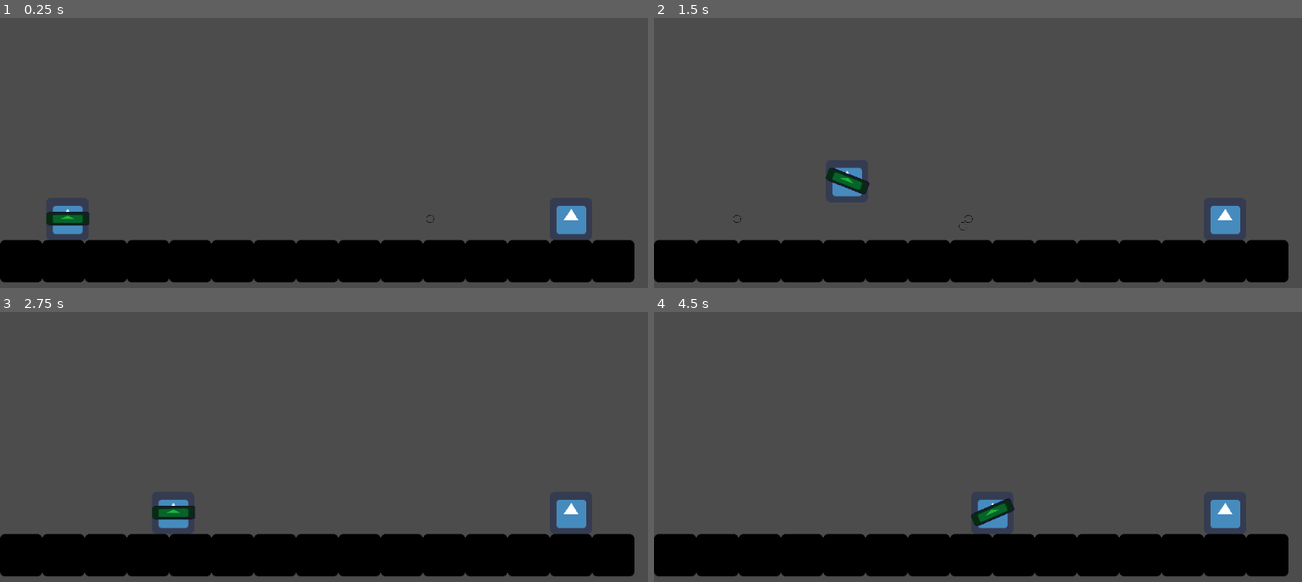
Above: before the commit, frames 1-4 (two rows, left to right).
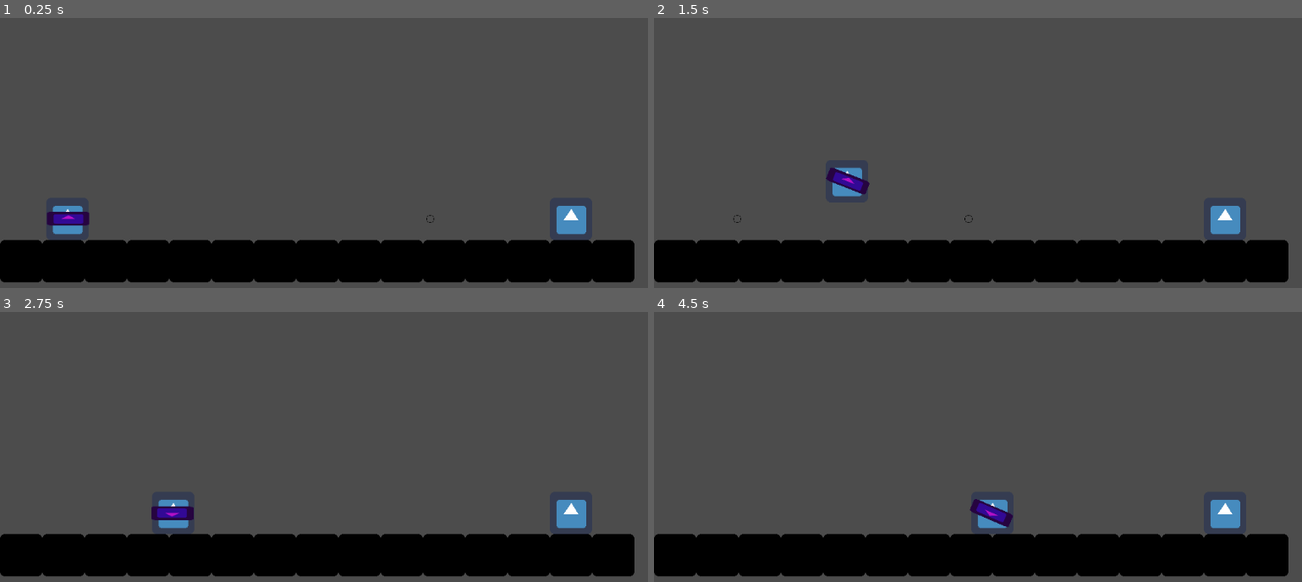
Above: after the commit, the same moments.

Repository: guimafelipe/LD45
Game: Godot game, scene res://Levels/Level2.tscn
Two runs of this game, one before a commit and one after it. Both use one fixed random seed, a clock stepped at 60 frames per second and the inputs below. This scene is started directly instead of the project's main scene. The engine's default icon, where the game draws it, is replaced by a stand-in: a white triangle on a blue panel in a dark square.
Inputs (mouse positions are in pixels of both pictures, inside the frame that each line leads up to):
- Up to frame 1 (0.25 s): no input
- Up to frame 2 (1.5 s): tap Enter at 0.5 s; move the mouse to (1140, 101) at 0.52 s; hold S (s) 0.53-1.28 s; hold Right (ui_right) from 0.53 s (still down); tap Space (jump) at 0.77 s; click (1140, 101) at 0.8 s; move the mouse to (854, 142) at 1.27 s; click (854, 142) at 1.35 s
- Up to frame 3 (2.75 s): tap Space (jump) at 1.52 s; tap W (w) at 1.55 s; move the mouse to (408, 328) at 2.02 s; release Right (ui_right) at 2.03 s; hold Left (ui_left) from 2.03 s (still down); hold W (w) from 2.03 s (still down); tap S (s) at 2.3 s
- Up to frame 4 (4.5 s): move the mouse to (958, 495) at 2.77 s; release Left (ui_left) at 2.78 s; release W (w) at 2.78 s; hold Right (ui_right) 2.78-4.28 s; tap S (s) at 2.85 s; tap Space (jump) at 3.02, 3.77 s; click (958, 495) at 3.05 s; move the mouse to (1198, 474) at 3.52 s; hold W (w) 3.53-4.28 s; click (1198, 474) at 3.6 s; move the mouse to (790, 355) at 4.27 s; hold Left (ui_left) from 4.28 s (still down); tap W (w) at 4.35 s

The runs differ from the first frame. In frame 1, 0.3% of the frame differs, in the area x 7-67%, y 72-77%; in frame 2, 0.3%; in frame 3, 0.3%; in frame 4, 0.5%, in the area x 48-56%, y 68-80%.
Error after the commit: Parse Error: Indented block expected after declaration of "flip" function. (res://Scripts/Pistola.gd:29)

Commit message:
cahnged bullet and missil to area2d

Diff:
--- a/Bullet.tscn
+++ b/Bullet.tscn
@@ -8,12 +8,15 @@
 custom_solver_bias = 0.0
 radius = 6.31411
 
-[node name="Bullet" type="KinematicBody2D"]
+[node name="Bullet" type="Area2D"]
 
-input_pickable = false
-collision_layer = 1
-collision_mask = 1
-collision/safe_margin = 0.08
+input_pickable = true
+gravity_vec = Vector2( 0, 1 )
+gravity = 98.0
+linear_damp = 0.1
+angular_damp = 1.0
+audio_bus_override = false
+audio_bus_name = "Master"
 script = ExtResource( 1 )
 _sections_unfolded = [ "Transform" ]
 
@@ -27,3 +30,7 @@
 scale = Vector2( 0.01, 0.01 )
 texture = ExtResource( 2 )
 _sections_unfolded = [ "Transform" ]
+
+[connection signal="area_entered" from="." to="." method="_on_Bullet_area_entered"]
+
+[connection signal="body_entered" from="." to="." method="_on_Bullet_body_entered"]
--- a/Jeremias.tscn
+++ b/Jeremias.tscn
@@ -27,6 +27,7 @@
 [node name="Sprite" type="Sprite" parent="." index="0"]
 
 texture = ExtResource( 2 )
+_sections_unfolded = [ "Offset" ]
 
 [node name="CollisionShape2D" type="CollisionShape2D" parent="." index="1"]
 
@@ -61,7 +62,6 @@
 
 [node name="Pistola" type="Node2D" parent="." index="3"]
 
-editor/display_folded = true
 visible = false
 script = ExtResource( 3 )
 
@@ -73,7 +73,7 @@
 texture = ExtResource( 2 )
 _sections_unfolded = [ "Visibility" ]
 
-[node name="BulletSpawner" type="Node2D" parent="Pistola" index="1"]
+[node name="BulletSpawner" type="Position2D" parent="Pistola" index="1"]
 
 position = Vector2( 59.8738, 1.19748 )
 
@@ -86,6 +86,7 @@
 
 [node name="Metralhadora" type="Node2D" parent="." index="4"]
 
+visible = false
 script = ExtResource( 4 )
 
 [node name="Sprite" type="Sprite" parent="Metralhadora" index="0"]
@@ -96,7 +97,7 @@
 texture = ExtResource( 2 )
 _sections_unfolded = [ "Visibility" ]
 
-[node name="BulletSpawner" type="Node2D" parent="Metralhadora" index="1"]
+[node name="BulletSpawner" type="Position2D" parent="Metralhadora" index="1"]
 
 position = Vector2( 60.0696, -0.59874 )
 
--- a/Levels/Level2.tscn
+++ b/Levels/Level2.tscn
@@ -42,7 +42,7 @@
 
 shape = SubResource( 1 )
 
-[node name="BulletSpawner" type="Node2D" parent="Metralheiro" index="2"]
+[node name="BulletSpawner" type="Position2D" parent="Metralheiro" index="2"]
 
 position = Vector2( -38, 0 )
 _sections_unfolded = [ "Transform" ]
--- a/Missil.tscn
+++ b/Missil.tscn
@@ -8,14 +8,22 @@
 custom_solver_bias = 0.0
 radius = 10.0
 
-[node name="Missil" type="KinematicBody2D"]
+[sub_resource type="CircleShape2D" id=2]
 
-position = Vector2( 235.622, 160.672 )
-input_pickable = false
-collision_layer = 1
-collision_mask = 1
-collision/safe_margin = 0.08
+custom_solver_bias = 0.0
+radius = 51.1901
+
+[node name="Missil" type="Area2D"]
+
+input_pickable = true
+gravity_vec = Vector2( 0, 1 )
+gravity = 98.0
+linear_damp = 0.1
+angular_damp = 1.0
+audio_bus_override = false
+audio_bus_name = "Master"
 script = ExtResource( 1 )
+_sections_unfolded = [ "Transform" ]
 
 [node name="Sprite" type="Sprite" parent="." index="0"]
 
@@ -34,4 +42,22 @@
 one_shot = true
 autostart = false
 
+[node name="ExplosionArea" type="Area2D" parent="." index="3"]
+
+input_pickable = true
+gravity_vec = Vector2( 0, 1 )
+gravity = 98.0
+linear_damp = 0.1
+angular_damp = 1.0
+audio_bus_override = false
+audio_bus_name = "Master"
+
+[node name="CollisionShape2D" type="CollisionShape2D" parent="ExplosionArea" index="0"]
+
+shape = SubResource( 2 )
+
+[connection signal="area_entered" from="." to="." method="_on_Missil_area_entered"]
+
+[connection signal="body_entered" from="." to="." method="_on_Missil_body_entered"]
+
 [connection signal="timeout" from="LifeTimer" to="." method="_on_LifeTimer_timeout"]
--- a/Scripts/Bullet.gd
+++ b/Scripts/Bullet.gd
@@ -1,4 +1,4 @@
-extends KinematicBody2D
+extends Area2D
 
 const SPEED = 700
 var velocity = Vector2()
@@ -8,11 +8,17 @@
 	velocity = dir*SPEED
 
 func _physics_process(delta):
-	var collision = move_and_collide(velocity*delta)
-	if collision:
-		if(collision.collider.has_method("hit")):
-			collision.collider.hit()
-		queue_free()
+	translate(velocity*delta)
 
 func set_origin_is_player():
 	origin_is_player = true
+
+func _on_Bullet_body_entered(body):
+	if body.has_method("hit"):
+		body.hit()
+	queue_free()
+
+
+func _on_Bullet_area_entered(area):
+	if area.name == "Bullet" or area.name == "Missil":
+		queue_free()
--- a/Scripts/Jeremias.gd
+++ b/Scripts/Jeremias.gd
@@ -9,14 +9,17 @@
 const GUN_ROTATION_SPEED = 0.5
 var gun_rotation = 0
 
+var is_flipped = false
 
 func _physics_process(delta):
 	motion.y += GRAVITY
 
 	if Input.is_action_pressed("ui_right"):
 		motion.x = SPEED
+		is_flipped = false
 	elif Input.is_action_pressed("ui_left"):
 		motion.x = -SPEED
+		is_flipped = true
 	else:
 		motion.x = 0
 
@@ -54,13 +57,26 @@
 		body.take_damage()
 
 func set_gun_rotation():
+	var actual_gun_rotation = gun_rotation
+	if is_flipped:
+		actual_gun_rotation = PI-gun_rotation
 	if $Pistola.visible:
-		$Pistola.set_rotation(gun_rotation)
+		$Pistola.set_rotation(actual_gun_rotation)
 	if $Metralhadora.visible:
-		$Metralhadora.set_rotation(gun_rotation)
+		$Metralhadora.set_rotation(actual_gun_rotation)
 
 func shoot():
 	if $Pistola.visible:
 		$Pistola.shoot()
 	if $Metralhadora.visible:
 		$Metralhadora.shoot()
+
+func flip_gun(to_left):
+	if(to_left):
+		if $Faca.visible :
+			if $Faca.transform.x > 0:
+				$Faca.transform.x *= -1
+		if $Pistola.visible:
+			$Pistola.flip(true)
+		if $Metralhadora.visible:
+			$Metralhadora.flip(true)
--- a/Scripts/Metralhadora.gd
+++ b/Scripts/Metralhadora.gd
@@ -11,6 +11,8 @@
 
 var bullets_shot = 0
 var can_shoot = true
+
+var flipped = false
 
 func _ready():
 	timer = $Timer
@@ -26,9 +28,10 @@
 
 func shoot_bullet():
 	var bullet = BulletClass.instance()
-	bullet.set_position($BulletSpawner.position)
+	bullet.set_position($BulletSpawner.global_position)
 	bullet.set_dir(Vector2(1, 0).rotated(rotation))
-	add_child(bullet)
+	get_node("../..").add_child(bullet)
+	#add_child(bullet)
 
 func take_damage():
 	queue_free()
--- a/Scripts/Missil.gd
+++ b/Scripts/Missil.gd
@@ -1,4 +1,4 @@
-extends KinematicBody2D
+extends Area2D
 
 const SPEED = 180
 var velocity = Vector2()
@@ -27,12 +27,22 @@
 
 func _physics_process(delta):
 	update_dir(delta)
-	var collision = move_and_collide(velocity*delta)
-	if collision:
-		explode()
+	translate(velocity*delta)
 
 func explode():
+	for obj in $ExplosionArea.get_overlapping_bodies():
+		if obj.has_method("hit"):
+			obj.hit()
+	# tocar animação de explosão
 	queue_free()
 
 func _on_LifeTimer_timeout():
 	explode()
+
+func _on_Missil_area_entered(area):
+	if area.name == "Bullet":
+		explode()
+
+
+func _on_Missil_body_entered(body):
+	explode()
--- a/Scripts/Pistola.gd
+++ b/Scripts/Pistola.gd
@@ -4,6 +4,9 @@
 const COOLDOWN = 1
 
 var can_shoot = true
+var flipped = false
+
+var shoot_direction = Vector2(1,0)
 
 func _ready():
 	$Timer.set_wait_time(COOLDOWN)
@@ -12,12 +15,14 @@
 	if not can_shoot:
 		return
 	var bullet = BulletClass.instance()
-	bullet.set_position($BulletSpawner.position)
-	bullet.set_dir(Vector2(1, 0).rotated(rotation))
-	add_child(bullet)
+	bullet.set_position($BulletSpawner.global_position)
+	bullet.set_dir(shoot_direction.rotated(rotation))
+	get_parent().get_parent().add_child(bullet)
 	can_shoot = false
 	$Timer.start()
 
 
 func _on_Timer_timeout():
 	can_shoot = true
+
+func flip(to_left):
Not shown: 1 places in Missil.tscn that only renumber resources
